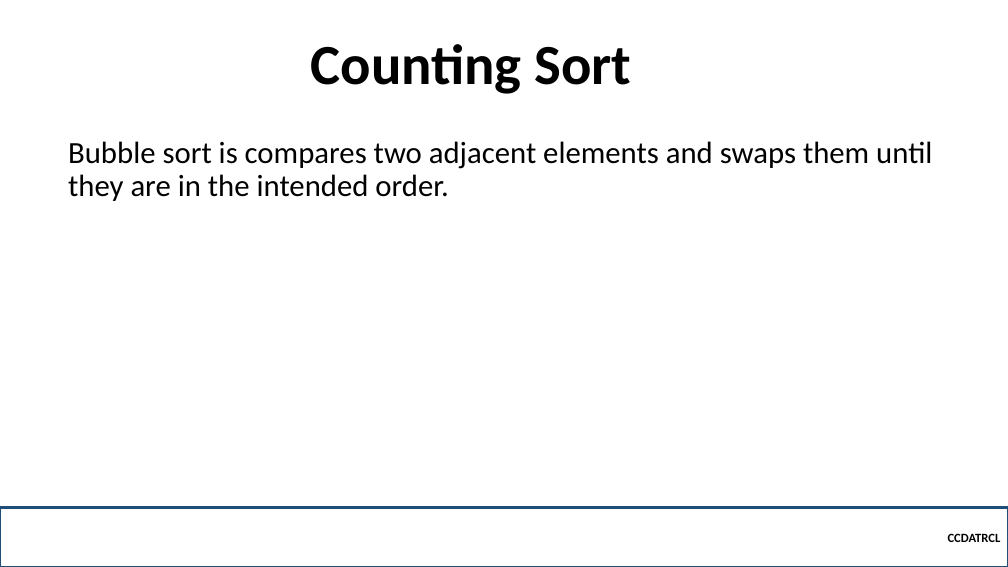
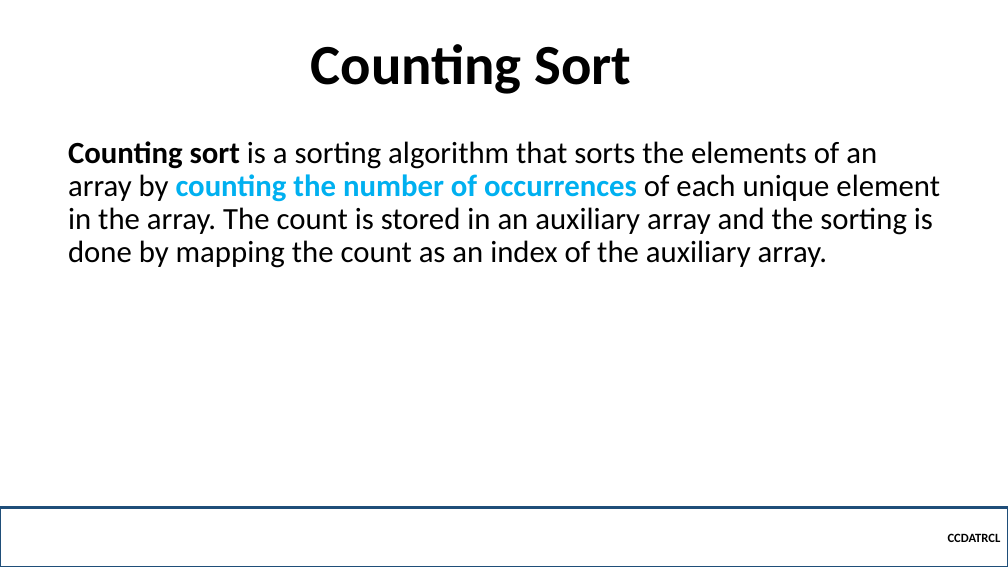
Before and after one commit to robitussin/CCDATRCL, a slide deck: slide 2 of 5 - Sorting Algorithms/Counting Sort.pptx. Drawn at 1008x567 pixels with LibreOffice and Linux fonts; fonts in the diff are those of the drawing; background and template pictures are left out. Boxes give left, top, right and bottom in pixels: in the first picture for what was removed or moved away, otherwise in the second. Text is boxed around its words. In the diff, an @@ line names an element or a change of style, - is before the commit and + after.

Commit message:
added counting sort

```diff
--- a/5 - Sorting Algorithms/Counting Sort.pptx
+++ b/5 - Sorting Algorithms/Counting Sort.pptx
@@ text at [68,141,940,268]: text changed @@
-Bubble sort is compares two adjacent elements and swaps them until they are in the intended order.
+Counting sort is a sorting algorithm that sorts the elements of an array by counting the number of occurrences of each unique element in the array. The count is stored in an auxiliary array and the sorting is done by mapping the count as an index of the auxiliary array.
```
Also in this commit, not shown: 2 other slides changed, 1 slide added, 1 other file.
